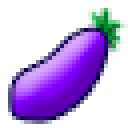
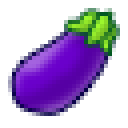
Two versions of the same layered image (128x128). Layer-by-layer changes:
added layer "Слой 14" in group "2" over [72, 8, 112, 48]
added layer "Фигура 12" in group "2" over [84, 16, 112, 44]
added layer "Слой 15" in group "2" over [56, 8, 112, 64]
added layer "Фигура 11" in group "2" over [68, 12, 116, 56]
added layer "Слой 13" (39%) in group "2" over [8, 8, 128, 124]
added layer "Слой 12" in group "2" over [8, 8, 128, 124]
painted on "Фигура 10" over [12, 16, 112, 120]
removed layer "Слой 11" over [88, 8, 128, 52]
